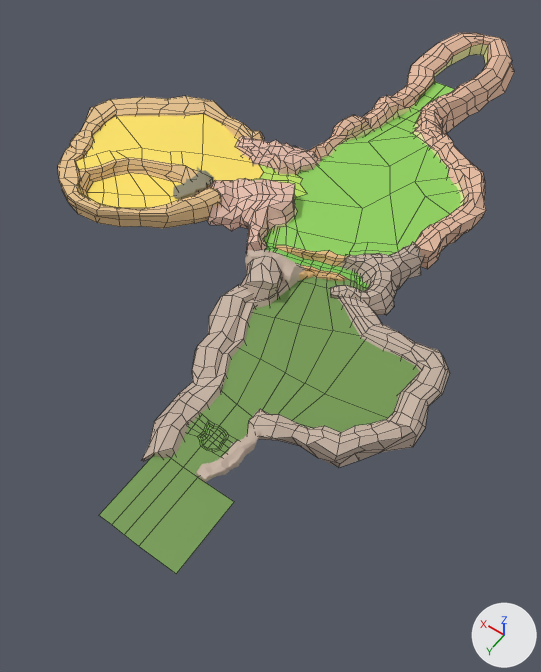
Before and after pictures for a commit that changed the FBX model SurviveWalk/Assets/Models/Terrain/MapColor.fbx.
The view is the same before and after, from a camera (50 mm lens) standing at (-8.32, 15.5, 16.38) and looking at (-0.19, 4.12, -1.51). Arrows for +X, +Y and +Z are at lower right; the lights stay in place. Mesh edges are drawn as thin lines on the coarser meshes. Where no turn or scale is listed for an object, it has been applied to the vertices.
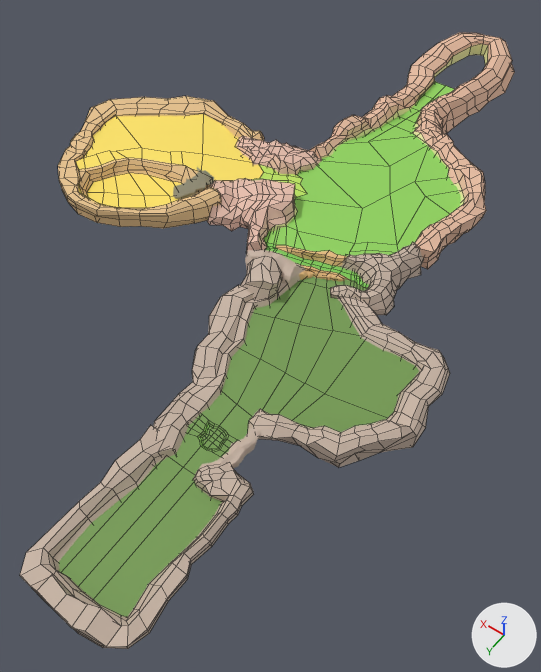
What differs and where, as boxes [x1, y1, x2, y2] in the pictures (541 x 672 px; the box of a moved part takes in the faces that stretch with it):
'Plane', reshaped (9% taller)
    before: [76, 82, 461, 574]
    after: [58, 82, 461, 617]
'Cube.022', added (beige)
    after: [20, 425, 253, 649]
part 1 of me_plane, moved or reshaped
    before: [99, 433, 234, 574]
    after: [58, 433, 222, 617]

What changed in the scene script:
```text
Change me_plane:
    where me_plane.from_pydata(...)  # 416 vertices, 335 faces; spans x -5.2..7.7, y -2.1..18.5, z 0.0..0.9
    used by ob_plane; location = (0.0, -6.52, 0.73)
    before: 410 (-2.3, 18.5, 0.1) at pixel (138, 546), 411 (-1.9, 18.4, 0.1) at pixel (124, 534), 413 (-3.3, 18.5, 0.1) at pixel (176, 573)
    me_plane part 1
    add for i in [410, 411, 413]: me_plane.vertices[i].co += Vector((0.0, 1.5, 0.0))
    me_plane.vertices[237].co: (-1.5, 16.4, 0.1) -> (-1.3, 16.4, 0.1)  # pixel (171, 458) -> not seen
    me_plane.vertices[409].co: (-1.5, 18.4, 0.1) -> (-1.3, 19.9, 0.1)  # pixel (111, 524) -> not seen
    me_plane.vertices[414].co: (-1.1, 16.4, 0.1) -> (-0.9, 16.4, 0.1)
    me_plane.vertices[415].co: (-1.1, 18.4, 0.1) -> (-0.9, 19.9, 0.1)  # pixel (98, 515) -> not seen
Add me_cube:
    me_cube.from_pydata(...)  # 214 vertices, 212 faces; spans x -1.28..1.87, y -0.74..4.06, z -0.35..0.5
    me_cube.materials.append(mat_mountain1)  # beige #c7b3a3
Add ob_cube_022:
    ob_cube_022 = bpy.data.objects.new('Cube.022', me_cube)
    ob_cube_022.location = (-2.38, 9.99, 0.93)
```
